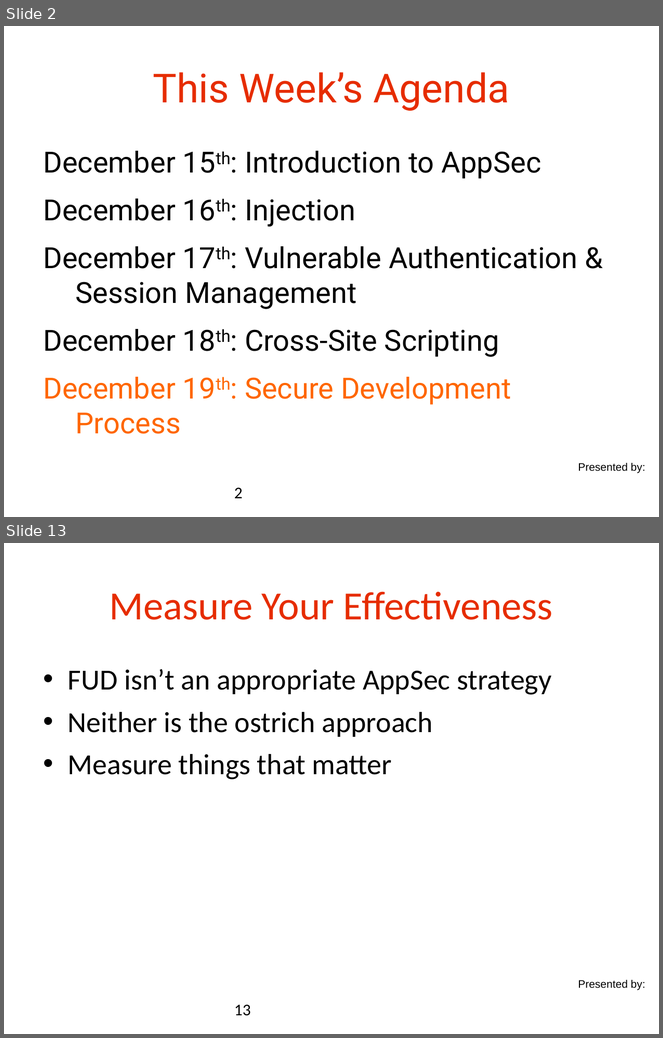
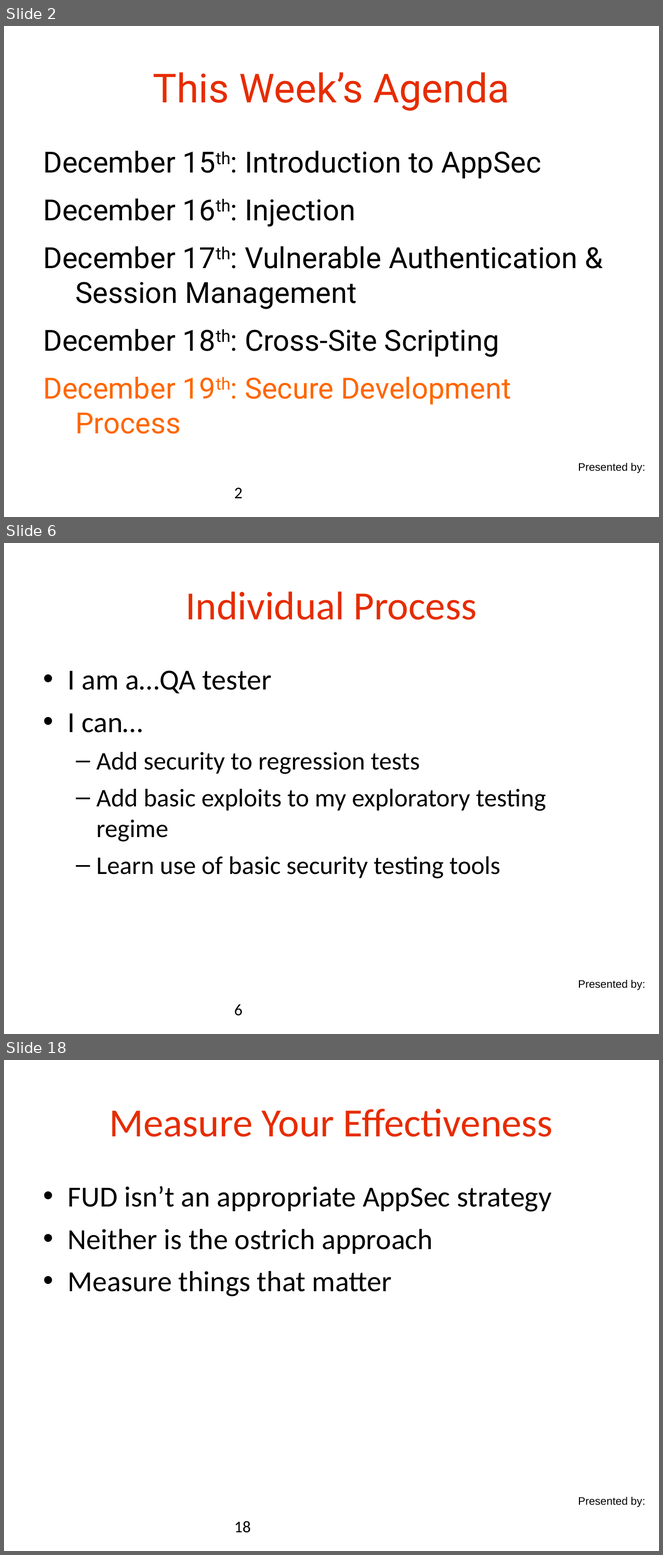
Before and after one commit to danielsomerfield/app-sec-presentation, a slide deck: AppSec Presentation Deck Day 5.ppt. Shown one above the other, each under a label of ours: slides 2 and 13 before the commit, slides 2, 6 and 18 after it; the slides between them are not shown. The pictures are 663x1038 and 663x1555 pixels, drawn with LibreOffice and Linux fonts; fonts in the diff are those of the drawing; background and template pictures are left out. Boxes give left, top, right and bottom in pixels: in the first picture for what was removed or moved away, otherwise in the second. Text is boxed around its words. In the diff, an @@ line names an element or a change of style, - is before the commit and + after.

```diff
--- a/AppSec Presentation Deck Day 5.ppt
+++ b/AppSec Presentation Deck Day 5.ppt
@@ slide 6 added at (x1=4, y1=543, x2=659, y2=1034), background #FFFFFF; not listed: 1 template element that a slide beside it also shows @@
@@ title added at (x1=186, y1=591, x2=477, y2=620), 44 pt, text #E62C00 @@
+Individual Process
@@ text added at (x1=68, y1=670, x2=546, y2=879), 28 pt, text #000000 @@
+• I am a…QA tester
+• I can…
+  – Add security to regression tests
+  – Add basic exploits to my exploratory testing regime
+  – Learn use of basic security testing tools
@@ page number added at (x1=234, y1=1004, x2=243, y2=1016), 18 pt, text #000000 @@
+6
@@ what was slide 13 is now slide 18 @@
@@ page number at (x1=234, y1=1521, x2=251, y2=1533): text changed @@
-13
+18
```
Also in this commit, not shown: 5 slides changed, 12 other slides added, 8 slides removed, 4 other files.
